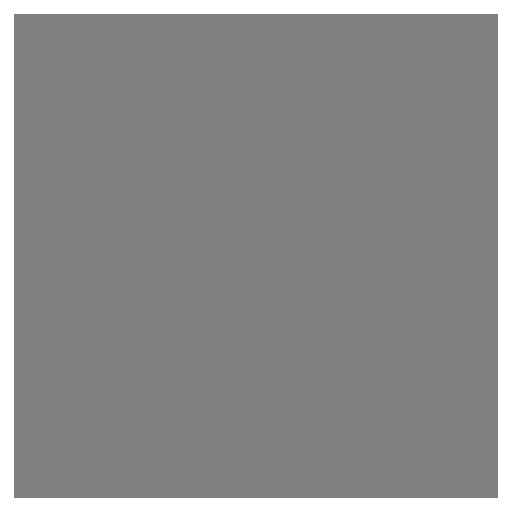
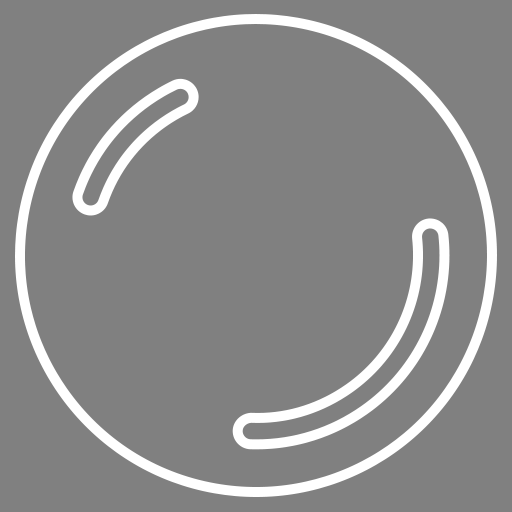
Revision of a layered (512, 512) image; what changed, layer by layer:
added layer "Ball" above "Border" over (x1=15, y1=14, x2=497, y2=497)
hid "Border" over (x1=0, y1=0, x2=512, y2=512)
